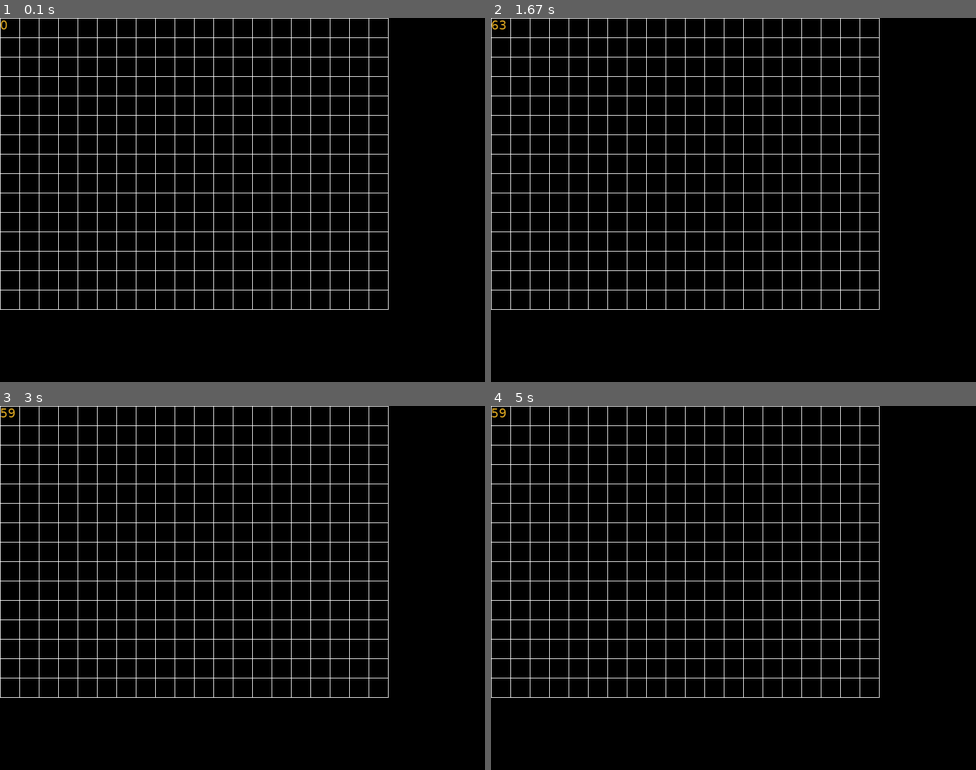
Above: before the commit, frames 1-4 (two rows, left to right).
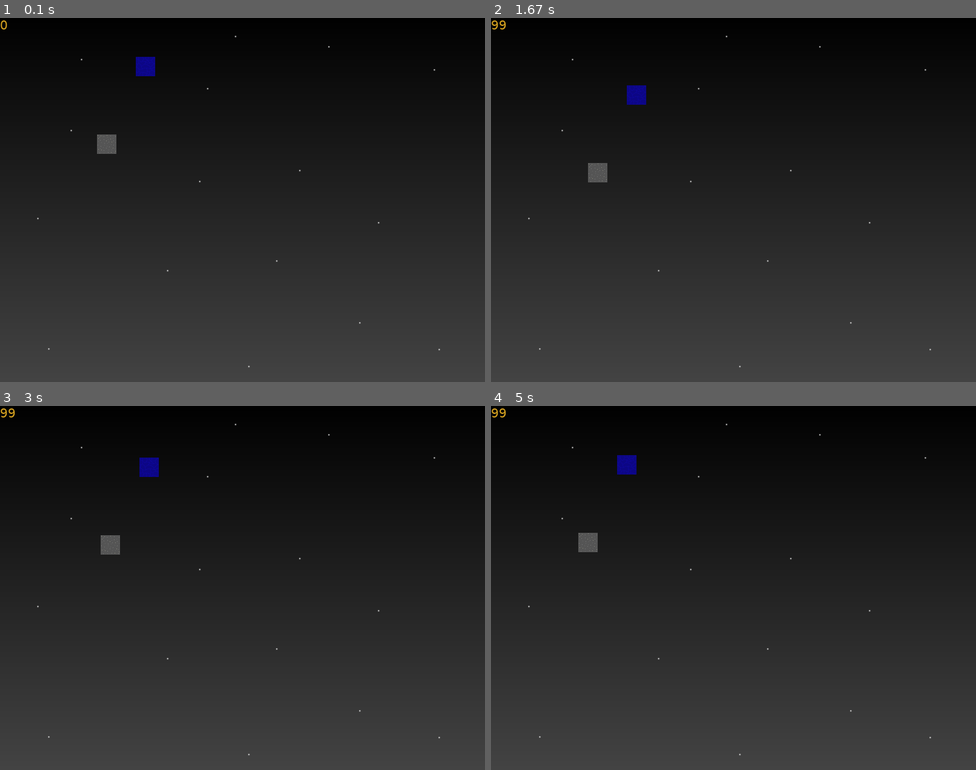
Above: after the commit, the same moments.

Repository: nikopol-z/PyGameLessons
Game: pygame game, started from rpgGame.py
Two runs of this game, one before a commit and one after it. Both use one fixed random seed, a clock stepped at 60 frames per second and the inputs below.
Inputs:
- Up to frame 1 (0.1 s): no input
- Up to frame 2 (1.67 s): tap Enter at 0.33 s; hold W 1.17-1.63 s
- Up to frame 3 (3 s): hold D 1.67-2.13 s; hold A 2.17-2.7 s; hold S from 2.73 s (still down)
- Up to frame 4 (5 s): release S at 3.03 s; hold A 3.07-3.47 s; hold W 3.5-3.87 s; hold D 3.9-4.53 s; hold S 4.57-4.93 s; hold A from 4.97 s (still down)

The runs differ from the first frame. In frame 1, 66% of the frame differs, in the area x 0-100%, y 0-100%; in frame 2, 66%; in frame 3, 66%; in frame 4, 66%.

Commit message:
Camera move

Diff:
--- a/rpgGame.py
+++ b/rpgGame.py
@@ -1,14 +1,24 @@
 import pygame, sys, time
 from scripts.UltraColor import *
+from scripts.Tiles import *
+from scripts.Globals import *
 
 pygame.init()
 
 crnSec = 0
 crnFrame = 0
 FPS = 0
-tile_size = 32
+
+clock = pygame.time.Clock()
+
+map_data = [(5, 6, "2"), (7, 2, "3")]
 
 fps_font = pygame.font.Font("C:\\Windows\\Fonts\\Verdana.ttf", 20)
+
+sky = pygame.image.load("graphics\\sky.png")
+Sky = pygame.Surface(sky.get_size(), pygame.HWSURFACE)
+Sky.blit(sky, (0, 0))
+del sky
 
 def show_FPS():
     fps_overlay = fps_font.render(str(FPS), True, Color.Goldenrod)
@@ -22,7 +32,7 @@
     wndw = pygame.display.set_mode((win_width, win_height), pygame.HWSURFACE|pygame.DOUBLEBUF)
 
 def count_FPS():
-    global crnSec, crnFrame, FPS
+    global crnSec, crnFrame, FPS, deltatime
 
     if crnSec == time.strftime("%S"):
         crnFrame += 1
@@ -30,6 +40,8 @@
         FPS = crnFrame
         crnFrame = 0
         crnSec = time.strftime("%S")
+        if FPS > 0:
+            deltatime = 1 / FPS
 
 
 create_main_window()
@@ -43,22 +55,50 @@
         if event.type == pygame.QUIT:
             isRunning = False
 
+        if event.type == pygame.KEYDOWN:
+            if event.key == pygame.K_w:
+                Globals.cam_move = 1
+            elif event.key == pygame.K_s:
+                Globals.cam_move = 2
+            elif event.key == pygame.K_a:
+                Globals.cam_move = 3
+            elif event.key == pygame.K_d:
+                Globals.cam_move = 4
+        elif event.type == pygame.KEYUP:
+            Globals.cam_move = 0
+
     # ---------------- LOGIC --------------------------------------
-    count_FPS()
+    if Globals.cam_move == 1:
+        Globals.cam_y += 100 * deltatime
+    if Globals.cam_move == 2:
+        Globals.cam_y -= 100 * deltatime
+    if Globals.cam_move == 3:
+        Globals.cam_x += 100 * deltatime
+    if Globals.cam_move == 4:
+        Globals.cam_x -= 100 * deltatime
 
 
     # ---------------- RENDER GRAPHICS ----------------------------
-    wndw.fill((Color.Black))
+    #wndw.fill((Color.Black))
+    wndw.blit(Sky, (0, 0))
 
     # ---------------- RENDER SIMPLE TERRAIN GRID -----------------
-    for x in range(0, 640, tile_size):
-        for y in range(0, 480, tile_size):
-            pygame.draw.rect(wndw, Color.White, (x, y, tile_size + 1, tile_size + 1), 1)
+    for x in range(0, 640, Tiles.size):
+        for y in range(0, 480, Tiles.size):
+            #pygame.draw.rect(wndw, Color.White, (x, y, Tiles.size + 1, Tiles.size + 1), 1)
+            #wndw.blit(Tiles.Grass, (x + Globals.cam_x, y + Globals.cam_y))
+            for i in map_data:
+                tile = (i[0] * Tiles.size, i[1] * Tiles.size)
+                if (x, y) == tile:
+                    wndw.blit(Tiles.Texture_Tags[i[2]], (x + Globals.cam_x, y + Globals.cam_y))
 
     show_FPS()
 
     pygame.display.update()
 
+    count_FPS()
+
+    clock.tick(100)
 
 pygame.quit()
 sys.exit()
--- /dev/null
+++ b/scripts/Globals.py
@@ -0,0 +1,7 @@
+
+
+class Globals:
+
+    cam_x = 0
+    cam_y = 0
+    cam_move = 0
--- /dev/null
+++ b/scripts/Tiles.py
@@ -0,0 +1,29 @@
+import pygame
+
+pygame.init()
+
+
+class Tiles:
+
+    size = 32
+
+    def load_texture(file, size):
+        bitmap = pygame.image.load(file)
+        bitmap = pygame.transform.scale(bitmap, (size, size))
+        #'C:\\Users\\One\\Documents\\PyGameLessons\\scripts\\grass1.jpg'
+
+        surface = pygame.Surface((size, size), pygame.HWSURFACE|pygame.SRCALPHA)
+        surface.blit(bitmap, (0,0))
+        return surface
+
+    Grass1 = load_texture("GRAPHICS\\grass1.jpg", size)
+
+    Grass2 = load_texture("graphics\\grass2.jpg", size)
+
+    Grass = load_texture("graphics\\grass.png", size)
+
+    Stone = load_texture("graphics\\stone.png", size)
+
+    Water = load_texture("graphics\\water.png", size)
+
+    Texture_Tags = {"1" : Grass, "2" : Stone, "3" : Water}
Binary file added: graphics/grass.png
Binary file added: graphics/grass1.jpg
Binary file added: graphics/grass2.jpg
Binary file added: graphics/sky.png
Binary file added: graphics/stone.png
Binary file added: graphics/water.png
Binary file added: scripts/8aab2af9719c1e470030b2118f4c27f3--grass-texture-hand-painted-textures.jpg
Binary file added: scripts/grass2-and-grass-tile.jpg
Not shown, added: graphics/textures.zip
